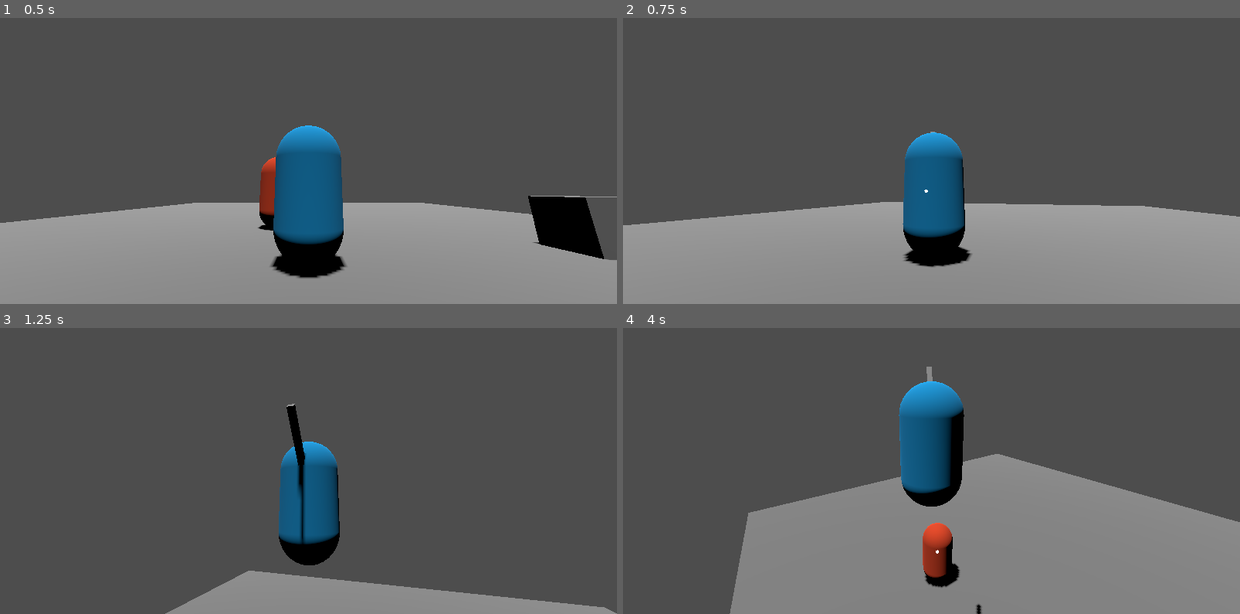
Above: before the commit, frames 1-4 (two rows, left to right).
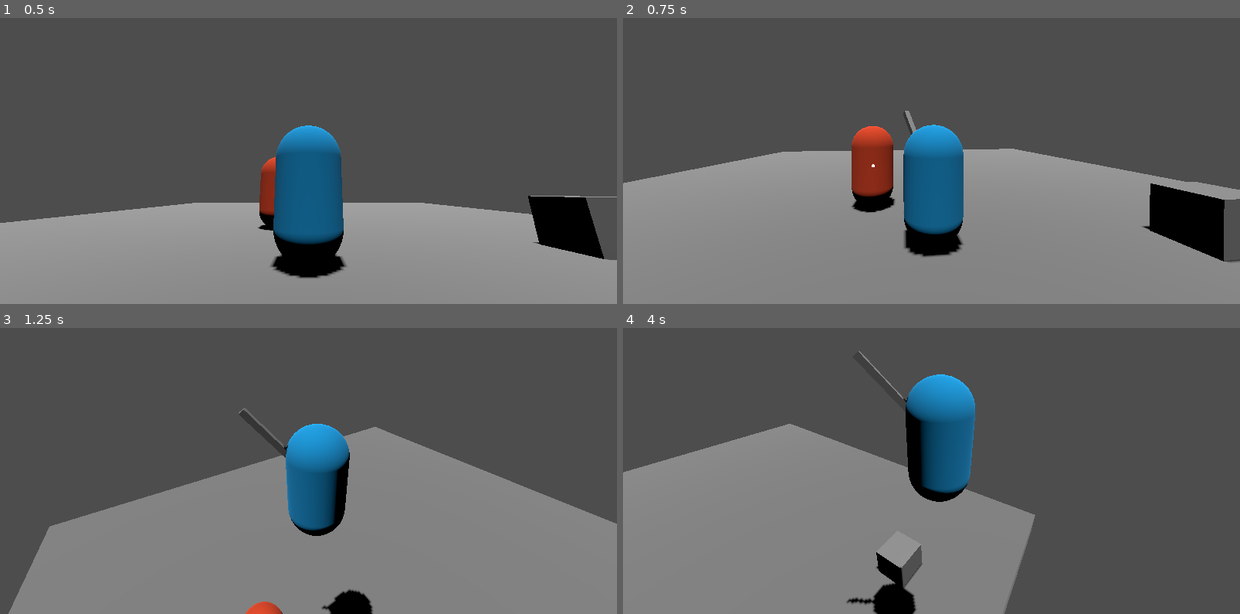
Above: after the commit, the same moments.

Repository: Snaiel/Godot4ThirdPersonCombatPrototype
Game: Godot game, scene res://Main.tscn
The game is run twice, just before and just after one commit, with the same random seed, the same clock (stepped at 60 frames per second) and the same inputs.
Inputs (mouse positions are in pixels of both pictures, inside the frame that each line leads up to):
- Up to frame 1 (0.5 s): no input
- Up to frame 2 (0.75 s): move the mouse to (962, 129) at 0.52 s; hold W (forward) from 0.53 s (still down); tap Middle mouse button (lock_on) at 0.6 s
- Up to frame 3 (1.25 s): keep holding W (forward); tap Space (jump) at 0.77 s
- Up to frame 4 (4 s): keep holding W (forward); move the mouse to (900, 442) at 1.27 s; click (900, 442) at 1.35 s; tap Space (jump) at 1.52, 3.02, 3.77 s; tap Middle mouse button (lock_on) at 1.55, 2.1, 2.85, 3.8 s; move the mouse to (943, 433) at 2.02 s; move the mouse to (925, 445) at 2.77 s; move the mouse to (974, 445) at 3.52 s; click (974, 445) at 3.6 s

Frame 1 is identical in both runs. In frame 2, 19% of the frame differs, in the area x 0-100%, y 32-88%; in frame 3, 39%, in the area x 1-100%, y 26-100%; in frame 4, 38%.

Commit message:
lock on for camera

Diff:
--- a/CameraController.gd
+++ b/CameraController.gd
@@ -1,9 +1,20 @@
 class_name CameraController
 extends SpringArm3D
 
+@export_category("Camera Settings")
 @export var mouse_sensitivity = 10
 @export var camera_angle = 10
 @export var camera_fov = 75
+
+@export_category("Lock On Settings")
+@export var lock_on_min_angle = 35
+@export var lock_on_max_angle = 50
+@export var lock_on_min_distance = 1
+@export var lock_on_max_distance = 10
+
+var _locked_on_enemy: Enemy = null
+var _looking_direction
+var _target_look
 
 @onready var _cam = $Camera3D
 
@@ -20,8 +31,22 @@
 	if Input.is_action_just_pressed("ui_cancel"):
 		get_tree().quit()
 
+	if _locked_on_enemy:
+		_looking_direction = -global_position.direction_to(_locked_on_enemy.position)
+		_target_look = atan2(_looking_direction.x, _looking_direction.z)
+		var desired_rotation_y = lerp_angle(rotation.y, _target_look, 0.05)
+
+		var clamped_distance = clamp(position.distance_to(_locked_on_enemy.position), lock_on_min_distance, lock_on_max_distance)
+		var normalized_distance = (clamped_distance - lock_on_min_distance) / (lock_on_max_distance - lock_on_min_distance)
+		normalized_distance = smoothstep(0.0, 1.0, normalized_distance)
+		var angle = lerp(lock_on_max_angle, lock_on_min_angle, normalized_distance)
+		var desired_rotation_x = deg_to_rad(-angle)
+
+		rotation.y = lerp(rotation.y, desired_rotation_y, 0.8)
+		rotation.x = lerp(rotation.x, desired_rotation_x, 0.05)
+
 func _unhandled_input(event):
-	if event is InputEventMouseMotion:
+	if event is InputEventMouseMotion and not _locked_on_enemy:
 		rotation.x -= event.relative.y * mouse_sensitivity
 		rotation_degrees.x = clamp(rotation_degrees.x, -90.0, 30.0)
 
@@ -33,5 +58,4 @@
 	return pos
 
 func _on_player_lock_on(enemy: Enemy):
-	if enemy:
-		look_at(enemy.position)
+	_locked_on_enemy = enemy
--- a/Main.tscn
+++ b/Main.tscn
@@ -35,7 +35,6 @@
 [node name="Player" parent="." node_paths=PackedStringArray("enemy") instance=ExtResource("2_thr8q")]
 transform = Transform3D(1, 0, 0, 0, 1, 0, 0, 0, 1, 0, 2, 7.57123)
 enemy = NodePath("../Enemy")
-metadata/_edit_group_ = true
 
 [node name="Box" type="StaticBody3D" parent="."]
 transform = Transform3D(1, 0, 0, 0, 1, 0, 0, 0, 1, 5.00014, 0.90213, 6.74538)
